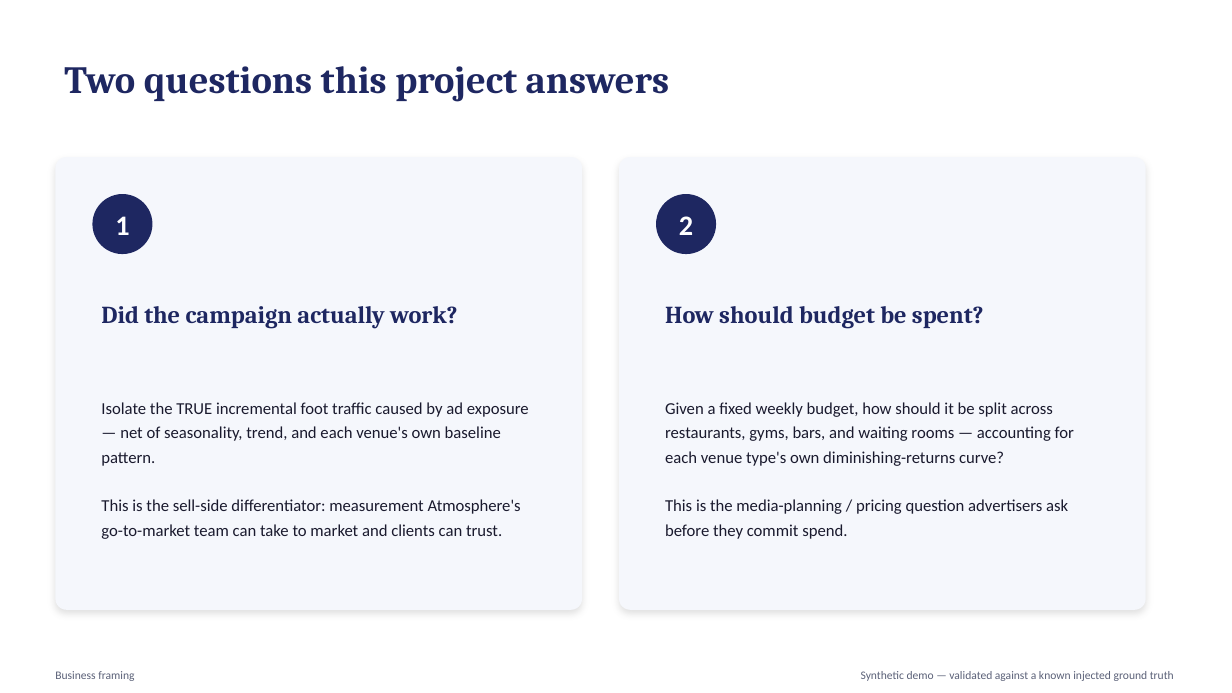
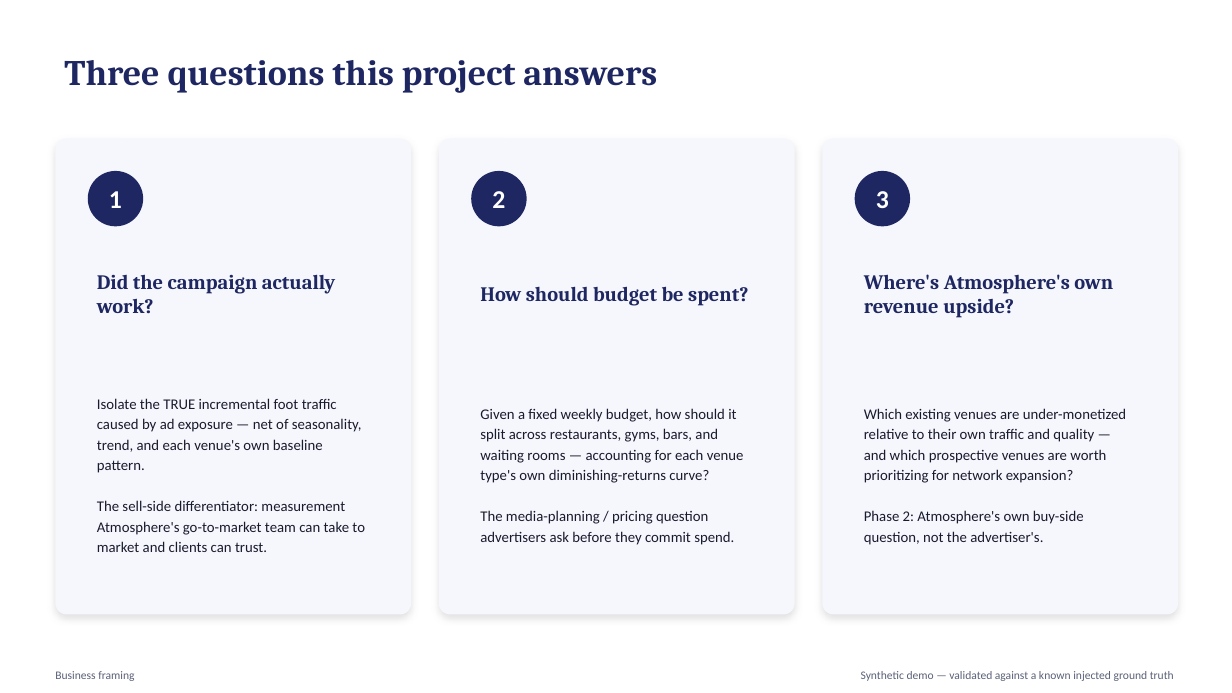
Before and after one commit to crystal1361/atmosphere-dooh-measurement, a slide deck: slide 2 of deck/AtmosphereTV_DOOH_Measurement.pptx. Drawn at 1232x693 pixels with LibreOffice and Linux fonts; fonts in the diff are those of the drawing. Boxes give left, top, right and bottom in pixels: in the first picture for what was removed or moved away, otherwise in the second. Text is boxed around its words. In the diff, an @@ line names an element or a change of style, - is before the commit and + after.

```diff
--- a/deck/AtmosphereTV_DOOH_Measurement.pptx
+++ b/deck/AtmosphereTV_DOOH_Measurement.pptx
@@ text at (x1=64, y1=60, x2=657, y2=93): text changed; size 30 to 28 pt @@
-Two questions this project answers
+Three questions this project answers
@@ rounded rectangle resized from (x1=55, y1=157, x2=582, y2=610) to (x1=55, y1=139, x2=411, y2=615) @@
@@ rounded rectangle at (x1=55, y1=139, x2=411, y2=615): proportions changed @@
@@ rounded rectangle added at (x1=439, y1=139, x2=795, y2=615), fill #F5F7FC @@
@@ rounded rectangle at (x1=823, y1=139, x2=1178, y2=615): proportions changed @@
@@ rounded rectangle resized from (x1=619, y1=157, x2=1146, y2=610) to (x1=823, y1=139, x2=1178, y2=615) @@
@@ text "1" moved from (x1=115, y1=216, x2=129, y2=235) to (x1=109, y1=191, x2=122, y2=208) @@
@@ text "1" at (x1=109, y1=191, x2=122, y2=208): size 22 to 20 pt @@
@@ ellipse resized from (x1=92, y1=194, x2=152, y2=254) to (x1=88, y1=171, x2=143, y2=226) @@
@@ text "2" at (x1=492, y1=191, x2=505, y2=208): size 22 to 20 pt @@
@@ text "2" moved from (x1=679, y1=216, x2=693, y2=235) to (x1=492, y1=191, x2=505, y2=208) @@
@@ ellipse resized from (x1=656, y1=194, x2=716, y2=254) to (x1=471, y1=171, x2=527, y2=226) @@
@@ ellipse added at (x1=855, y1=171, x2=910, y2=226), fill #1E2761 @@
@@ text added at (x1=876, y1=191, x2=889, y2=208), 20 pt, text #FFFFFF, bold @@
+3
@@ text "Did the campaign actually work?" moved from (x1=101, y1=306, x2=458, y2=329) to (x1=97, y1=274, x2=335, y2=314) @@
@@ text "Did the campaign actually work?" at (x1=97, y1=274, x2=335, y2=314): size 19 to 16 pt; line spacing 1 to 19pt @@
@@ text "How should budget be spent?" at (x1=480, y1=286, x2=748, y2=306): size 19 to 16 pt; line spacing 1 to 19pt @@
@@ text "How should budget be spent?" moved from (x1=665, y1=306, x2=984, y2=329) to (x1=480, y1=286, x2=748, y2=306) @@
@@ text added at (x1=864, y1=274, x2=1113, y2=318), 16 pt, text #1E2761, bold @@
+Where's Atmosphere's own revenue upside?
@@ text at (x1=97, y1=398, x2=362, y2=473): size 13 to 11.5 pt in "Isolate the TRUE incremental foot traffic caused ..."; line spacing 19pt to 16pt @@
@@ text at (x1=480, y1=408, x2=744, y2=545): text changed; size 13 to 11.5 pt @@
-Given a fixed weekly budget, how should it be split across restaurants, gyms, bars, and waiting rooms — accounting for each venue type's own diminishing-returns curve?
-This is the media-planning / pricing question advertisers ask before they commit spend.
+Given a fixed weekly budget, how should it split across restaurants, gyms, bars, and waiting rooms — accounting for each venue type's own diminishing-returns curve?
+The media-planning / pricing question advertisers ask before they commit spend.
@@ text added at (x1=864, y1=408, x2=1126, y2=545), 11.5 pt, text #1A1A2E @@
+Which existing venues are under-monetized relative to their own traffic and quality — and which prospective venues are worth prioritizing for network expansion?
+Phase 2: Atmosphere's own buy-side question, not the advertiser's.
@@ text at (x1=97, y1=500, x2=365, y2=552): text changed; size 13 to 11.5 pt @@
-This is the sell-side differentiator: measurement Atmosphere's go-to-market team can take to market and clients can trust.
+The sell-side differentiator: measurement Atmosphere's go-to-market team can take to market and clients can trust.
```
Also in this commit, not shown: 4 other slides changed, 1 slide added, 15 other files.
